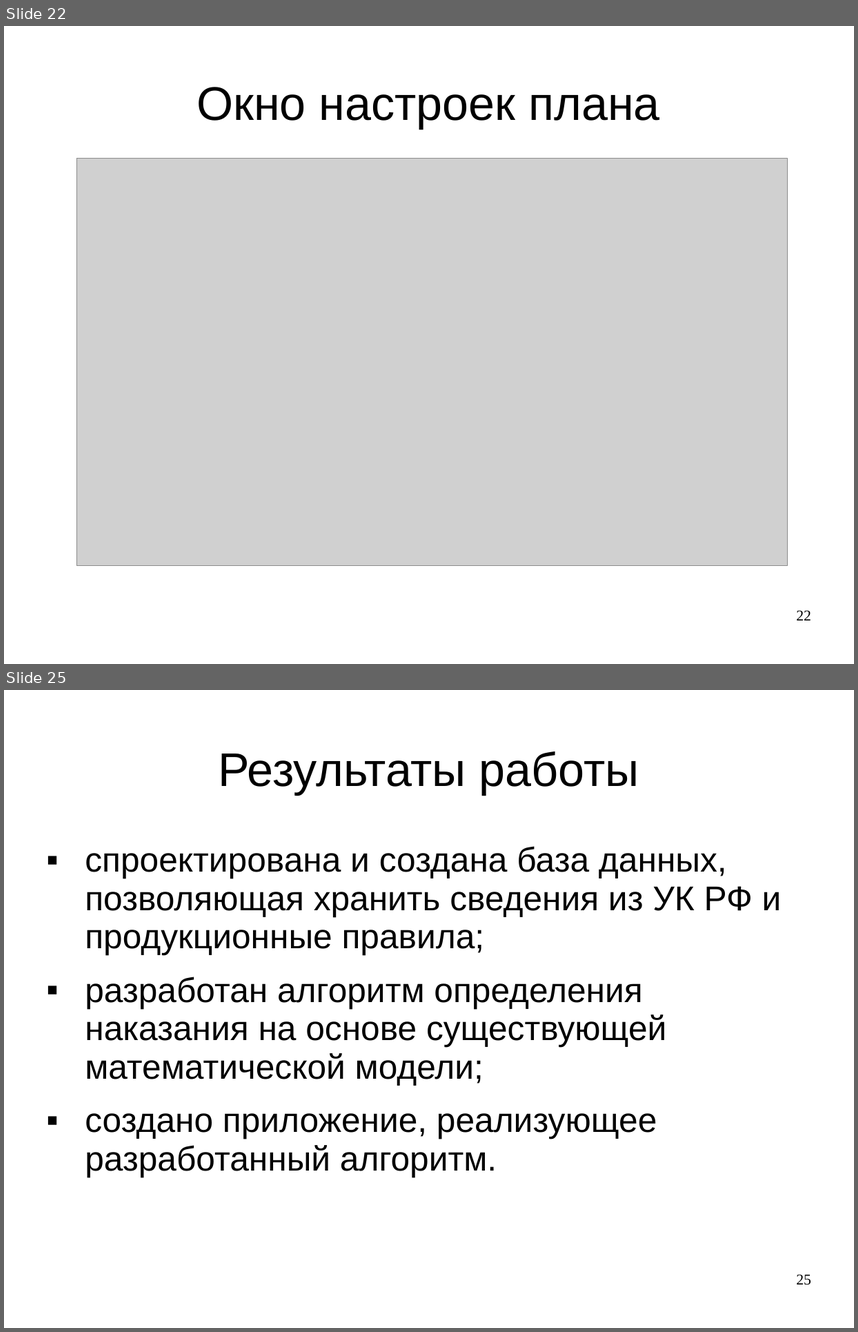
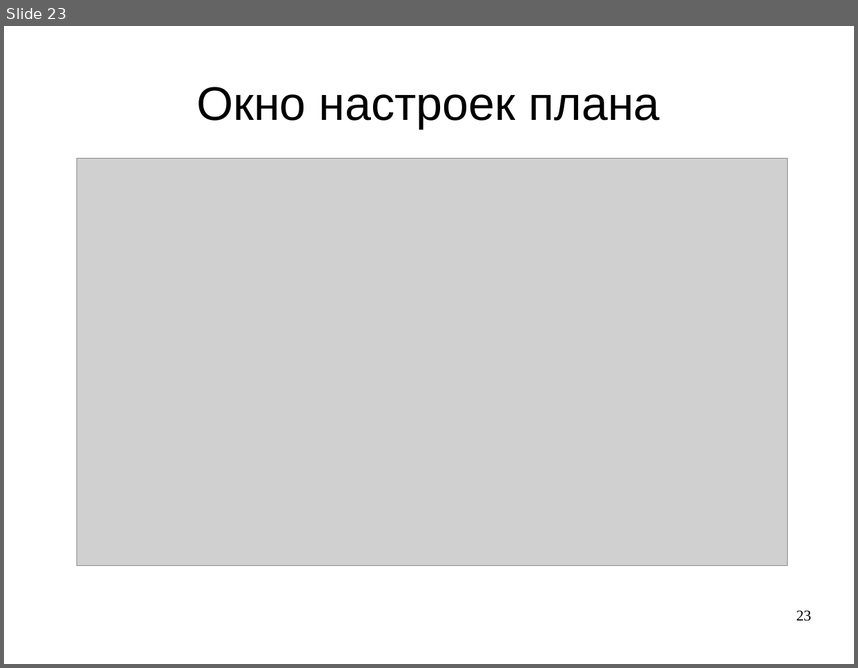
Before and after one commit to LilyTs/Diplom, a slide deck: Цаплина_(Дипломная).ppt. Shown one above the other, each under a label of ours: slides 22 and 25 before the commit, slide 23 after it; the slides between them are not shown. The pictures are 858x1332 and 858x668 pixels, drawn with LibreOffice and Linux fonts; fonts in the diff are those of the drawing; grey boxes stand for pictures. Boxes give left, top, right and bottom in pixels: in the first picture for what was removed or moved away, otherwise in the second. Text is boxed around its words. In the diff, an @@ line names an element or a change of style, - is before the commit and + after.

```diff
--- a/Цаплина_(Дипломная).ppt
+++ b/Цаплина_(Дипломная).ppt
@@ slide 25 removed at [4, 690, 854, 1328], background #FFFFFF @@
@@ title removed at [218, 751, 639, 794] @@
-Результаты работы
@@ text removed at [85, 846, 782, 1176] @@
-▪ спроектирована и создана база данных, позволяющая хранить сведения из УК РФ и продукционные правила;
-▪ разработан алгоритм определения наказания на основе существующей математической модели;
-▪ создано приложение, реализующее разработанный алгоритм.
@@ page number removed at [796, 1274, 811, 1285] @@
-25
@@ what was slide 22 is now slide 23 @@
@@ page number at [796, 610, 811, 621]: text changed @@
-22
+23
```
Also in this commit, not shown: 9 slides changed, 19 slides added, 4 other slides removed, 3 other files.
